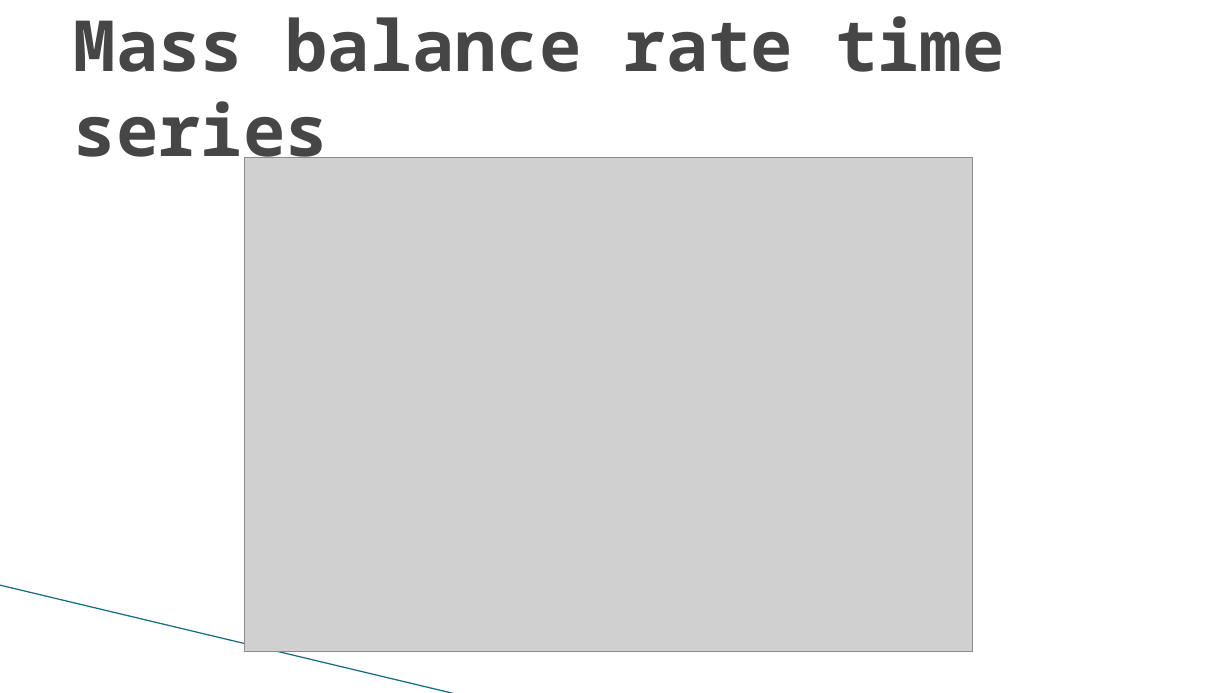
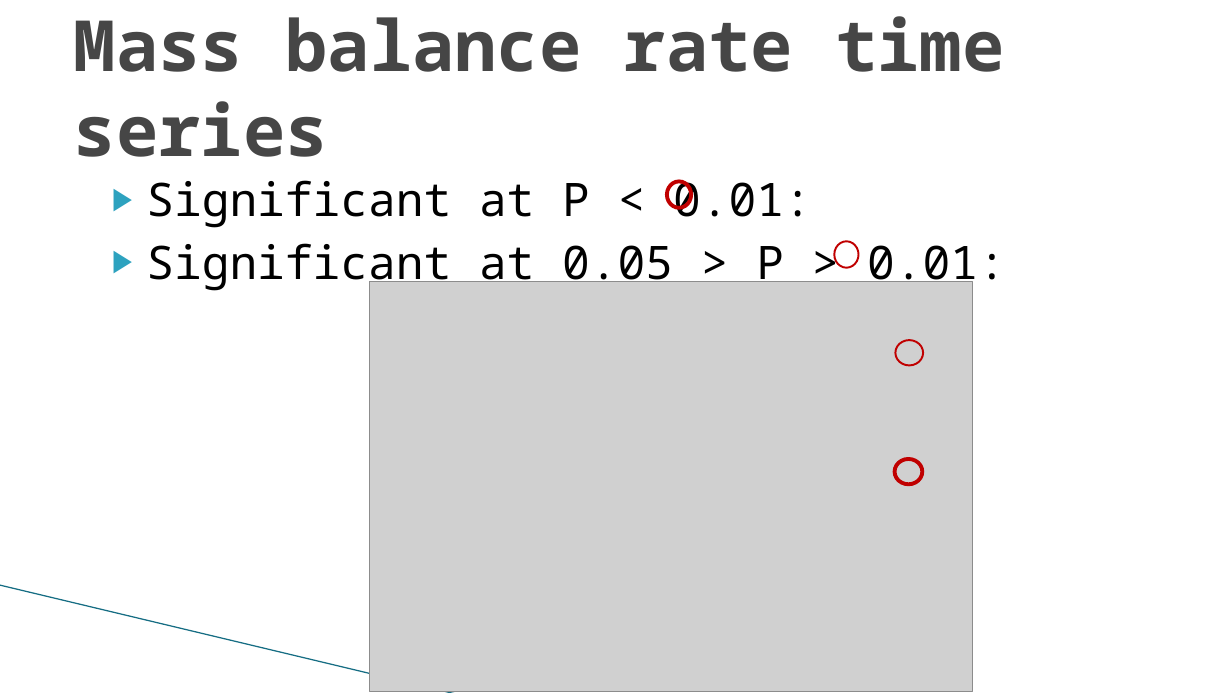
Before and after one commit to meteoNL/MAIO_project, a slide deck: slide 7 of presentatie/presentatie_maio_v2.pptx. Drawn at 1232x693 pixels with LibreOffice and Linux fonts; fonts in the diff are those of the drawing; grey boxes stand for pictures; background and template pictures are left out. Boxes give left, top, right and bottom in pixels: in the first picture for what was removed or moved away, otherwise in the second. Text is boxed around its words. In the diff, an @@ line names an element or a change of style, - is before the commit and + after.

```diff
--- a/presentatie/presentatie_maio_v2.pptx
+++ b/presentatie/presentatie_maio_v2.pptx
@@ text added at <box>146,179,1006,291</box>, 36 pt, text #000000 @@
+▶ Significant at P < 0.01:
+▶ Significant at 0.05 > P > 0.01:
@@ freeform shape added at <box>667,181,691,208</box>, outline #C00000 3 pt @@
@@ freeform shape added at <box>835,241,859,268</box>, outline #C00000 1.5 pt @@
@@ picture: place and size @@
-picture at <box>245,157,972,652</box>
+picture at <box>370,282,972,691</box>
@@ freeform shape added at <box>896,340,923,365</box>, outline #C00000 1.5 pt @@
@@ freeform shape added at <box>895,459,922,484</box>, outline #C00000 3 pt @@
```
Also in this commit, not shown: 1 other slide changed, 10 other files.
